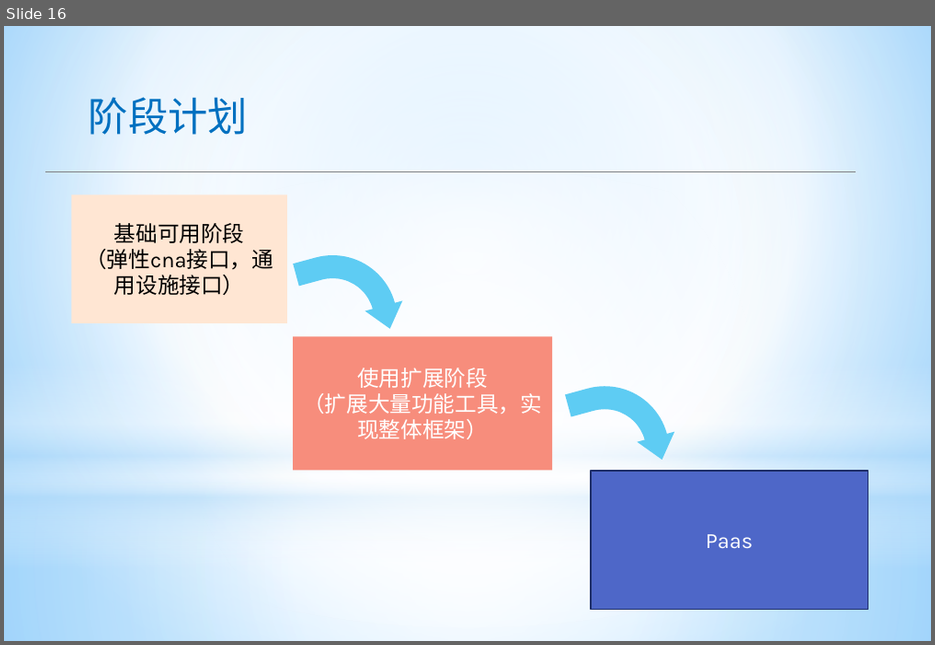
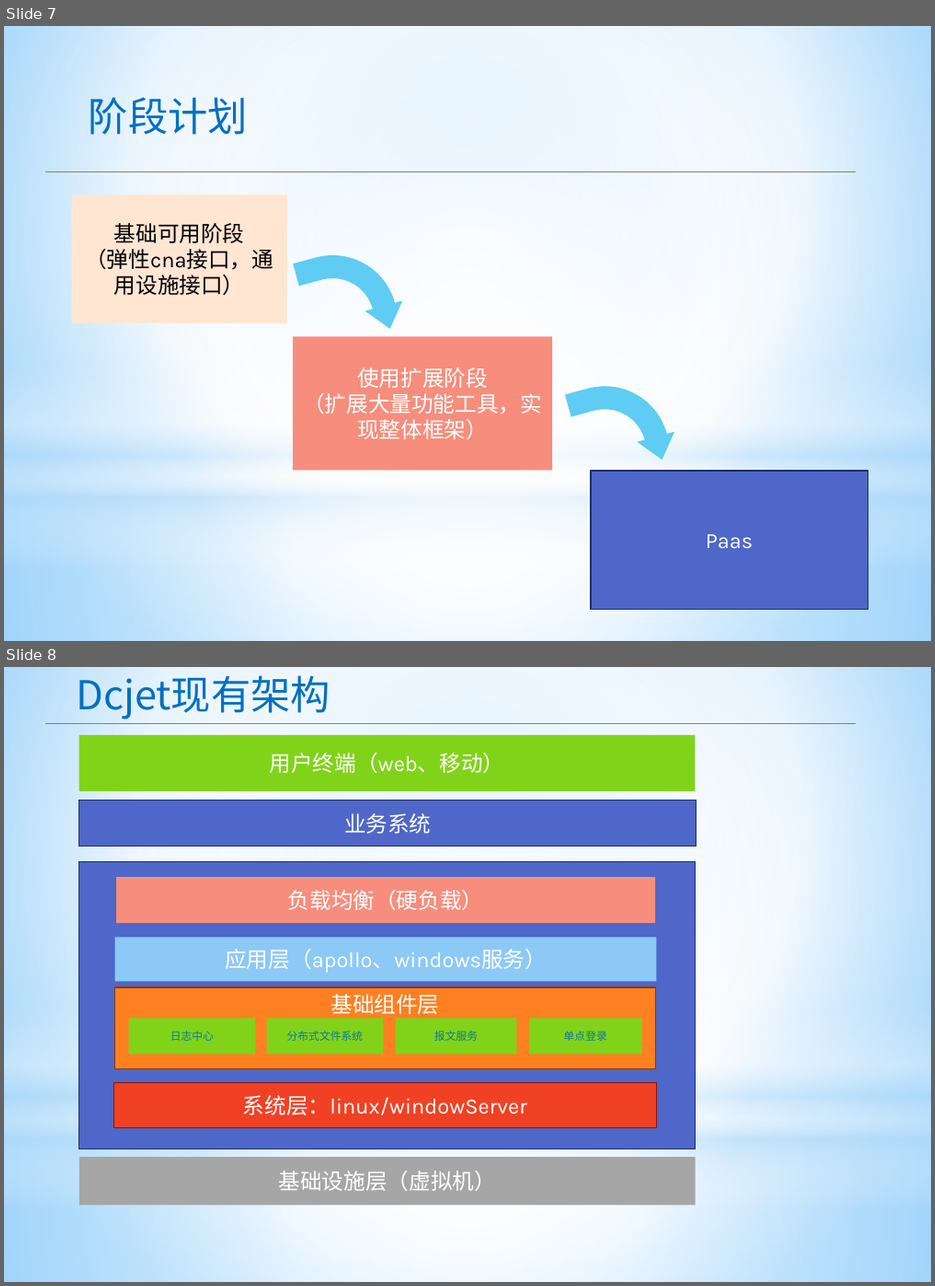
Before and after one commit to apporoad/DesignAndScheme2017, a slide deck: c云服务架构/Paas架构设计.pptx. Shown one above the other, each under a label of ours: slide 16 before the commit, slides 7 and 8 after it. The pictures are 935x645 and 935x1286 pixels, drawn with LibreOffice and Linux fonts; fonts in the diff are those of the drawing. Boxes give left, top, right and bottom in pixels: in the first picture for what was removed or moved away, otherwise in the second. Text is boxed around its words. In the diff, an @@ line names an element or a change of style, - is before the commit and + after.

```diff
--- a/c云服务架构/Paas架构设计.pptx
+++ b/c云服务架构/Paas架构设计.pptx
@@ slide 8 added at (4, 667, 931, 1282), background gradient #9ED5FF to #FFFFFF to #5BB9FF; not listed: 4 template elements that a slide beside it also shows @@
@@ text added at (76, 675, 331, 719), 44 pt, text #0070C0 @@
+Dcjet现有架构
@@ line added from (45, 723) to (856, 723), #808080 0.75 pt @@
@@ rectangle added at (79, 735, 695, 791), fill #81D31A, 24 pt, text #FFFFFF @@
+用户终端（web、移动）
@@ rectangle added at (79, 800, 697, 846), fill #4E67C8, outline #1F2E69 1.25 pt, 24 pt, text #FFFFFF @@
+业务系统
@@ rectangle added at (79, 861, 695, 1149), fill #4E67C8, outline #1F2E69 1.25 pt @@
@@ rectangle added at (116, 877, 655, 924), fill #F78D7C, 24 pt, text #FFFFFF @@
+负载均衡（硬负载）
@@ rectangle added at (115, 937, 657, 982), fill #8CC9F7, 24 pt, text #FFFFFF @@
+应用层（apollo、windows服务）
@@ rectangle added at (115, 987, 655, 1069), fill #FF8021, outline #8B3D02 1.25 pt, 24 pt, text #FFFFFF @@
+基础组件层
@@ rectangle added at (128, 1018, 255, 1053), fill #81D31A, 12 pt, text #0C779D @@
+日志中心
@@ rectangle added at (267, 1018, 383, 1053), fill #81D31A, 12 pt, text #0C779D @@
+分布式文件系统
@@ rectangle added at (396, 1018, 517, 1053), fill #81D31A, 12 pt, text #0C779D @@
+报文服务
@@ rectangle added at (529, 1018, 642, 1053), fill #81D31A, 12 pt, text #0C779D @@
+单点登录
@@ rectangle added at (113, 1083, 657, 1128), fill #F14124, outline #821705 1.25 pt, 24 pt, text #FFFFFF @@
+系统层：linux/windowServer
@@ rectangle added at (79, 1156, 696, 1205), fill #A6A6A6, 24 pt, text #FFFFFF @@
+基础设施层（虚拟机）
@@ what was slide 16 is now slide 7 @@
```
Also in this commit, not shown: 8 slides changed, 12 slides removed, 5 other files.
